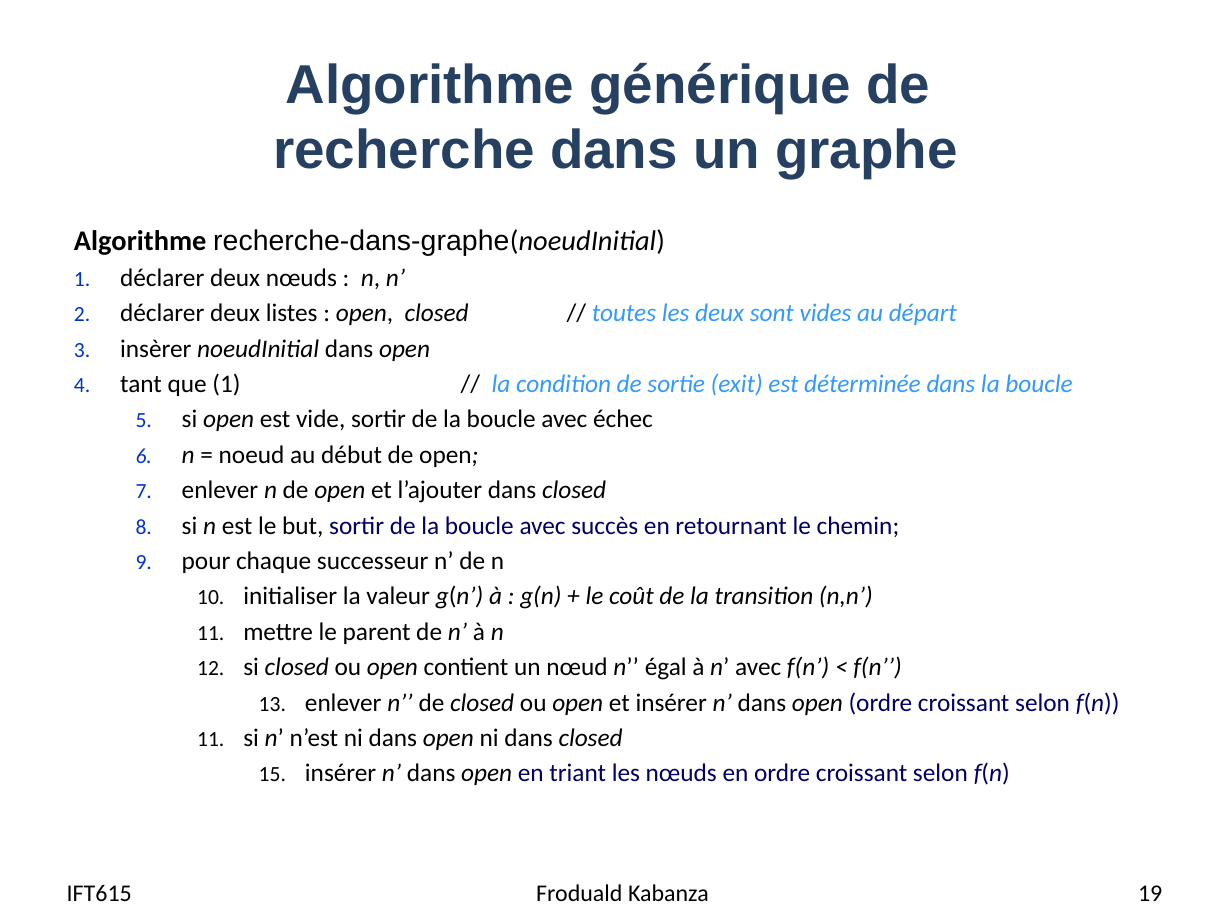
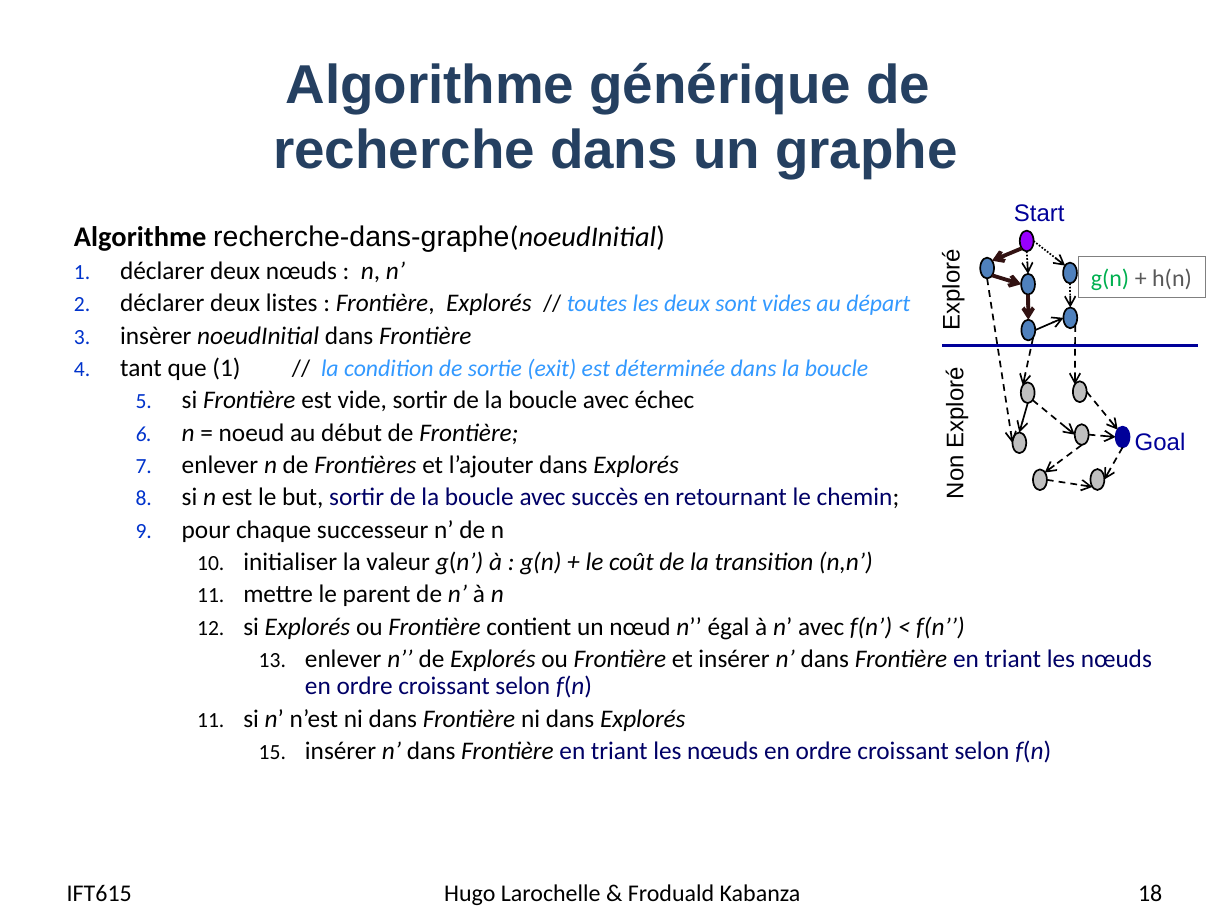
Before and after one commit to djeffkanda/djeffkanda.github.io, a slide deck: slide 18 of ift/assets/slides/ift615-13-Recherche heuristique globale.pptx (slide 19 before the commit). Drawn at 1232x924 pixels with LibreOffice and Linux fonts; fonts in the diff are those of the drawing. Boxes give left, top, right and bottom in pixels: in the first picture for what was removed or moved away, otherwise in the second. Text is boxed around its words. In the diff, an @@ line names an element or a change of style, - is before the commit and + after.

```diff
--- a/ift/assets/slides/ift615-13-Recherche heuristique globale.pptx
+++ b/ift/assets/slides/ift615-13-Recherche heuristique globale.pptx
@@ text at (x1=120, y1=261, x2=900, y2=606): size 14.8 to 13.9 pt in "// la condition de sortie (exit) est ..."; line spacing 1 to 0.9 @@
@@ group added at (x1=938, y1=204, x2=1206, y2=497): 17 arrows, 13 ellipses, 4 texts, 1 line, 1 rectangle @@
+Exploré
+Non Exploré
+Goal
+Start
+g(n) + h(n)
@@ text at (x1=120, y1=293, x2=910, y2=345): text changed @@
-2. déclarer deux listes : open, closed // toutes les deux sont vides au départ
-3. insèrer noeudInitial dans open
+2. déclarer deux listes : Frontière, Explorés // toutes les deux sont vides au départ
+3. insèrer noeudInitial dans Frontière
@@ text at (x1=182, y1=390, x2=695, y2=478): text changed @@
-  5. si open est vide, sortir de la boucle avec échec
-  6. n = noeud au début de open;
-  7. enlever n de open et l’ajouter dans closed
+  5. si Frontière est vide, sortir de la boucle avec échec
+  6. n = noeud au début de Frontière;
+  7. enlever n de Frontières et l’ajouter dans Explorés
@@ text at (x1=243, y1=616, x2=1152, y2=763): text changed @@
-    12. si closed ou open contient un nœud n’’ égal à n’ avec f(n’) < f(n’’)
-      13. enlever n’’ de closed ou open et insérer n’ dans open (ordre croissant selon f(n))
-    13. si n’ n’est ni dans open ni dans closed
-      15. insérer n’ dans open en triant les nœuds en ordre croissant selon f(n)
+    12. si Explorés ou Frontière contient un nœud n’’ égal à n’ avec f(n’) < f(n’’)
+      13. enlever n’’ de Explorés ou Frontière et insérer n’ dans Frontière en triant les nœuds en ordre croissant selon f(n)
+    13. si n’ n’est ni dans Frontière ni dans Explorés
+      15. insérer n’ dans Frontière en triant les nœuds en ordre croissant selon f(n)
@@ text at (x1=444, y1=884, x2=801, y2=905): text changed @@
-Froduald Kabanza
+Hugo Larochelle & Froduald Kabanza
@@ page number at (x1=1138, y1=884, x2=1162, y2=901): text changed @@
-19
+18
```
Also in this commit, not shown: 49 other slides changed, 1 slide removed, 16 other files.
